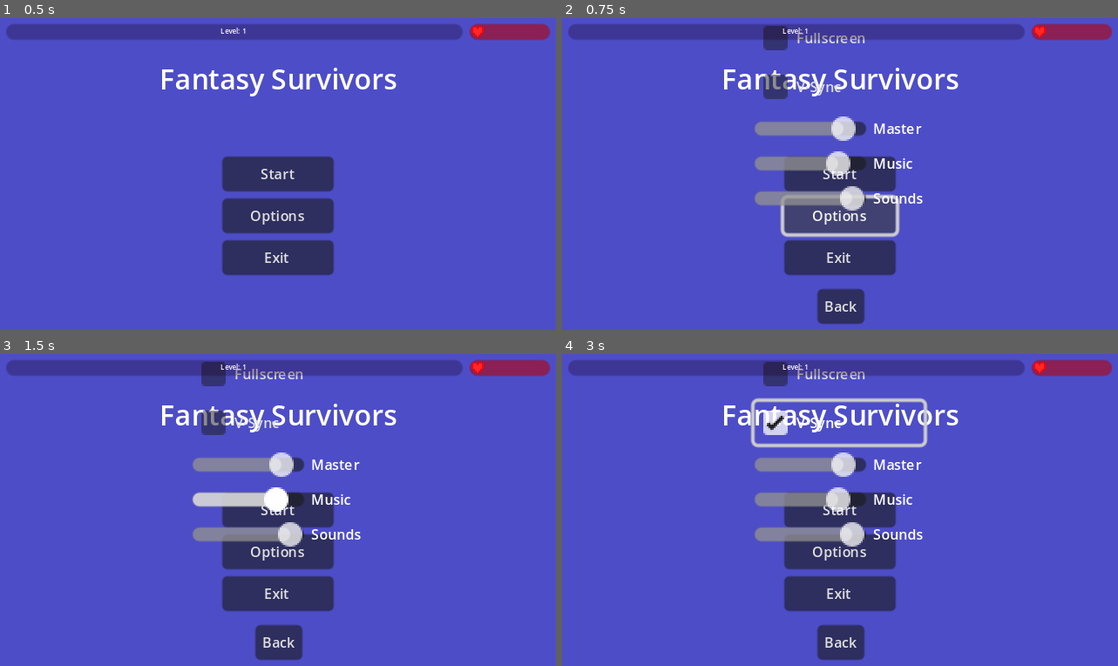
Above: before the commit, frames 1-4 (two rows, left to right).
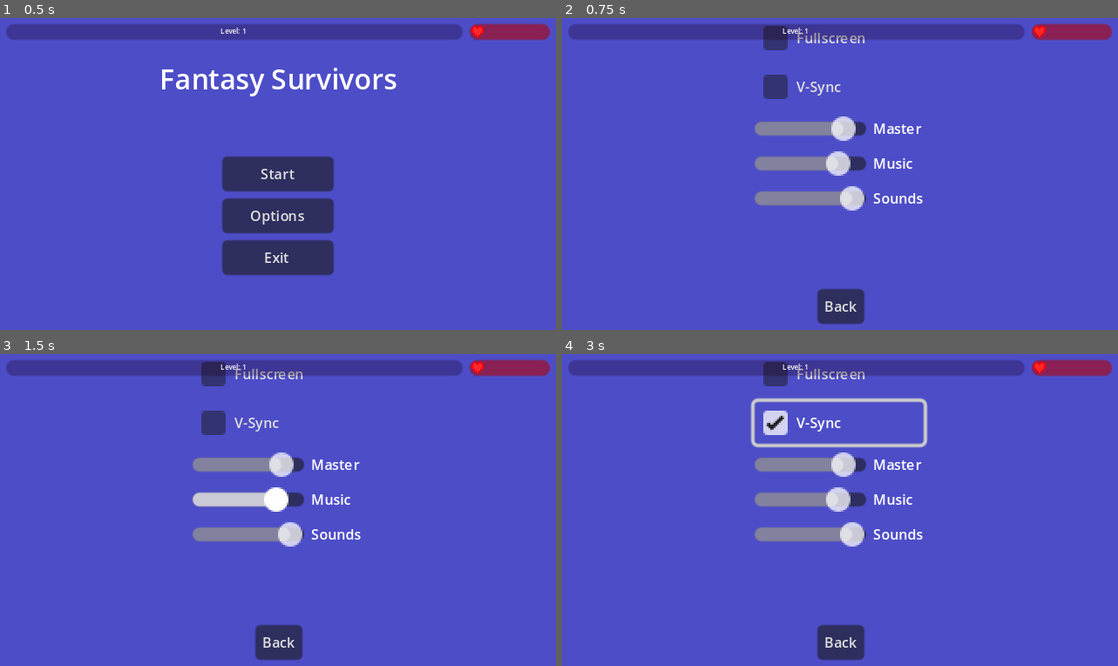
Above: after the commit, the same moments.

Repository: badzianga/fantasy-survivors
Game: Godot game, scene res://Scenes/Menu/main_menu.tscn
The game is run twice, just before and just after one commit, with the same random seed, the same clock (stepped at 60 frames per second) and the same inputs. This scene is started directly instead of the project's main scene. Sound files missing from this copy of the repository are replaced by a short silence.
Inputs (mouse positions are in pixels of both pictures, inside the frame that each line leads up to):
- Up to frame 1 (0.5 s): no input
- Up to frame 2 (0.75 s): click "Options" at 0.5 s
- Up to frame 3 (1.5 s): click (278, 510) at 1.25 s, where only the run before the commit has a clickable "Start"
- Up to frame 4 (3 s): click (840, 510) at 2 s, where only the run before the commit has a clickable "Start"; click "V-Sync" at 2.75 s

Frame 1 is identical in both runs. In frame 2, 7.9% of the frame differs, in the area x 29-72%, y 15-83%; in frame 3, 7.3%; in frame 4, 7.6%.
Error before the commit: Cannot call method 'hide' on a null value. (res://Scenes/Menu/main_menu.gd:71)

Commit message:
Fixed typo

Diff:
--- a/Scenes/Menu/main_menu.gd
+++ b/Scenes/Menu/main_menu.gd
@@ -29,7 +29,7 @@
 
 
 func _on_options_pressed() -> void:
-	_show_and_hide($Options, $MenuW)
+	_show_and_hide($Options, $Menu)
 
 
 func _on_exit_pressed() -> void:
